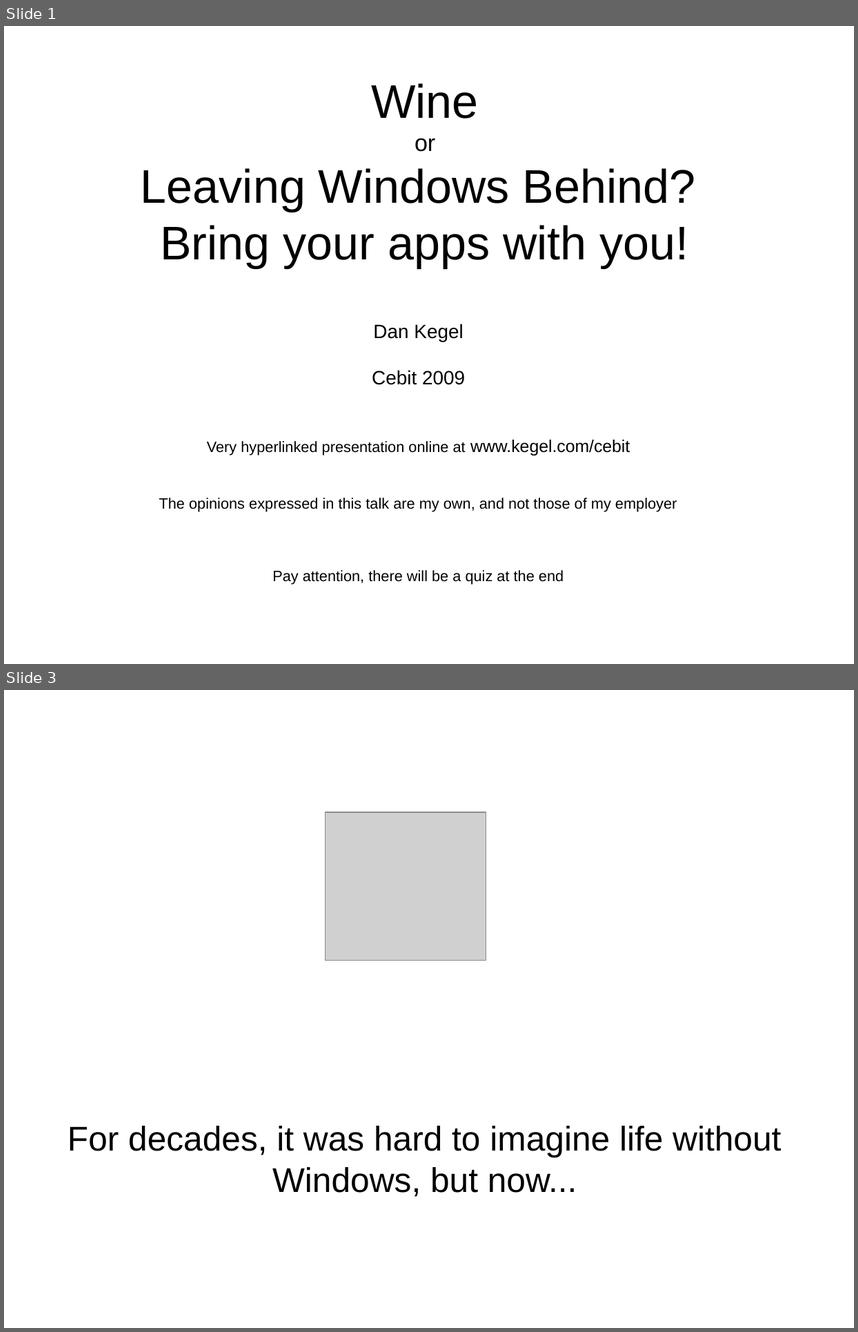
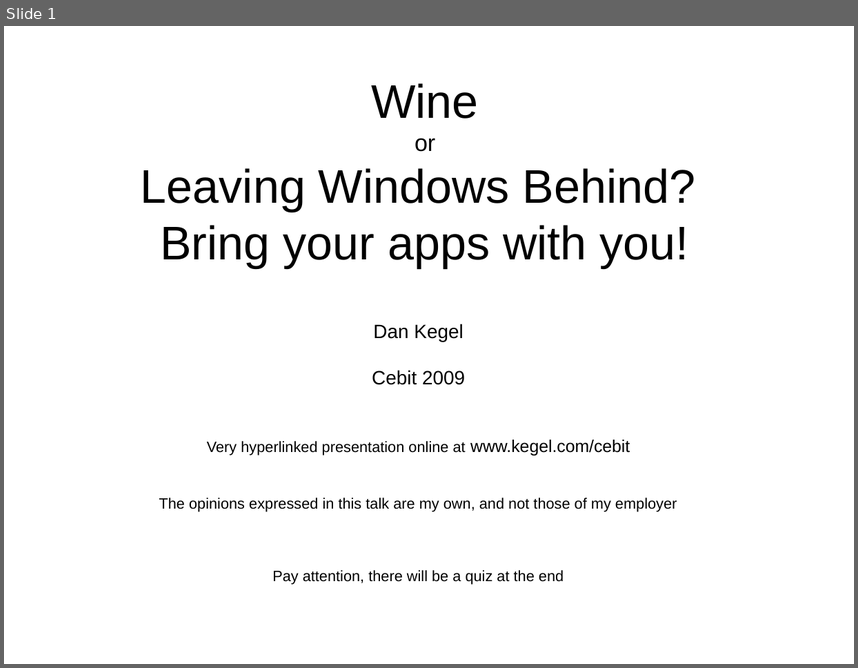
Before and after one commit to imaemo/winezeug, a slide deck: cebit2009/talk.odp. Shown one above the other, each under a label of ours: slides 1 and 3 before the commit, slide 1 after it; the slides between them are not shown. The pictures are 858x1332 and 858x668 pixels, drawn with LibreOffice and Linux fonts; fonts in the diff are those of the drawing; grey boxes stand for pictures. Boxes give left, top, right and bottom in pixels: in the first picture for what was removed or moved away, otherwise in the second. Text is boxed around its words. In the diff, an @@ line names an element or a change of style, - is before the commit and + after.

```diff
--- a/cebit2009/talk.odp
+++ b/cebit2009/talk.odp
@@ slide 3 removed at box(4, 690, 854, 1328), background #FFFFFF @@
@@ picture removed at box(326, 812, 486, 960) @@
@@ title removed at box(67, 1125, 781, 1196) @@
-For decades, it was hard to imagine life without Windows, but now...
```
Also in this commit, not shown: 1 slide changed, 20 slides added, 6 other slides removed, 2 other files.
